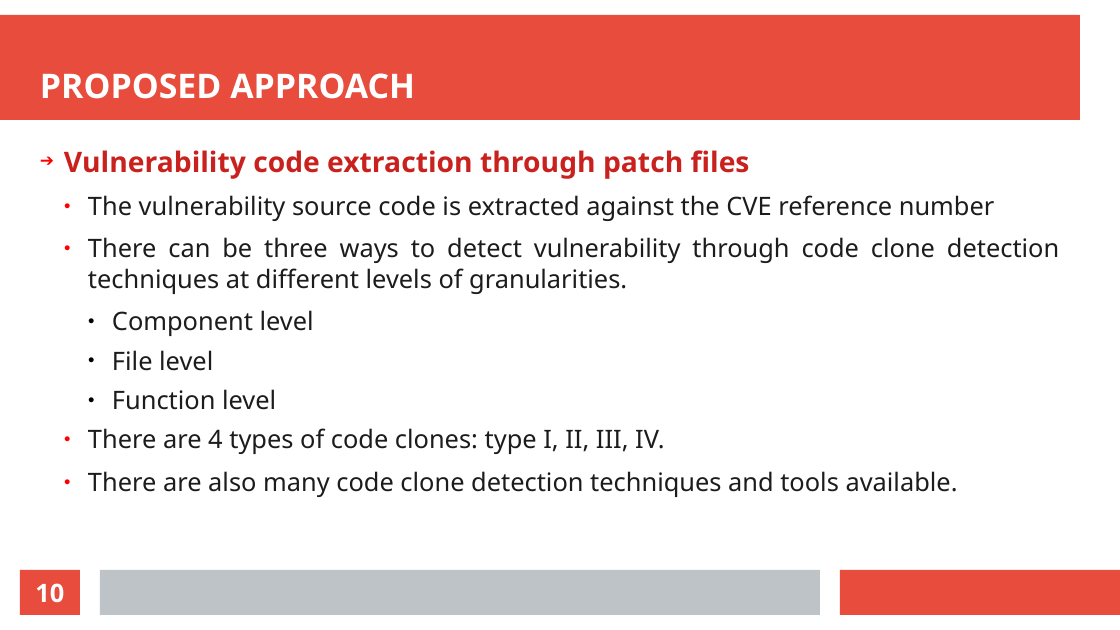
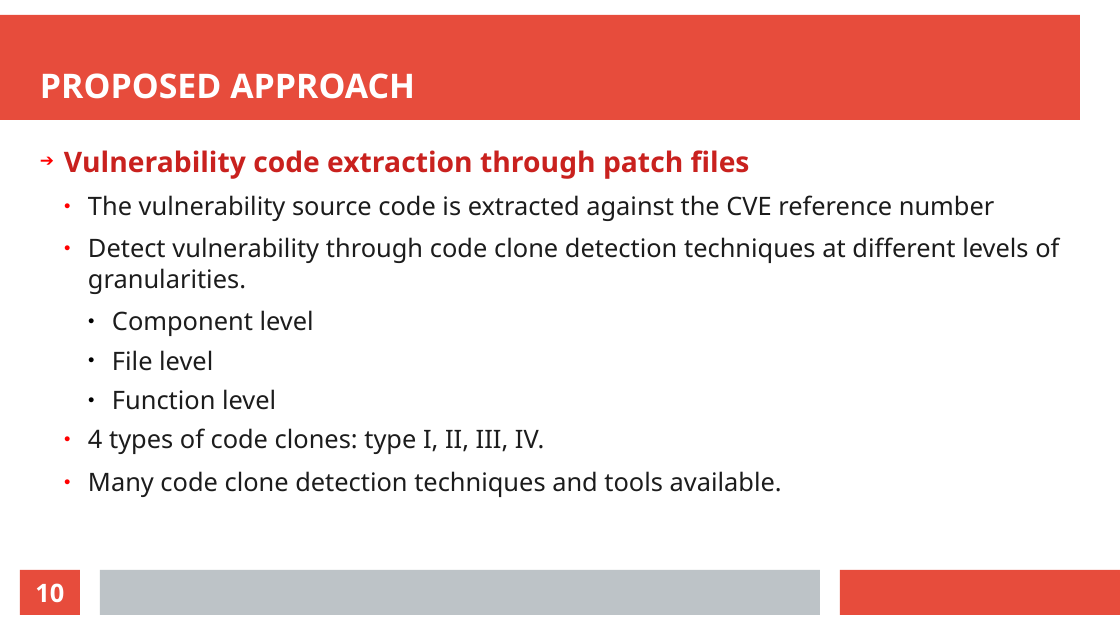
Before and after one commit to Kiran-Sayi/Kiran-Sayi.github.io, a slide deck: slide 10 of Seminar_Kiran_Sayi.odp. Drawn at 1120x630 pixels with LibreOffice and Linux fonts; fonts in the diff are those of the drawing. Boxes give left, top, right and bottom in pixels: in the first picture for what was removed or moved away, otherwise in the second. Text is boxed around its words. In the diff, an @@ line names an element or a change of style, - is before the commit and + after.

```diff
--- a/Seminar_Kiran_Sayi.odp
+++ b/Seminar_Kiran_Sayi.odp
@@ text at [88,237,1059,294]: text changed @@
-  ● There can be three ways to detect vulnerability through code clone detection techniques at different levels of granularities.
+  ● Detect vulnerability through code clone detection techniques at different levels of granularities.
@@ text at [88,428,782,497]: text changed @@
-  ● There are 4 types of code clones: type I, II, III, IV.
-  ● There are also many code clone detection techniques and tools available.
+  ● 4 types of code clones: type I, II, III, IV.
+  ● Many code clone detection techniques and tools available.
```
Also in this commit, not shown: 2 other slides changed, 4 other files.
